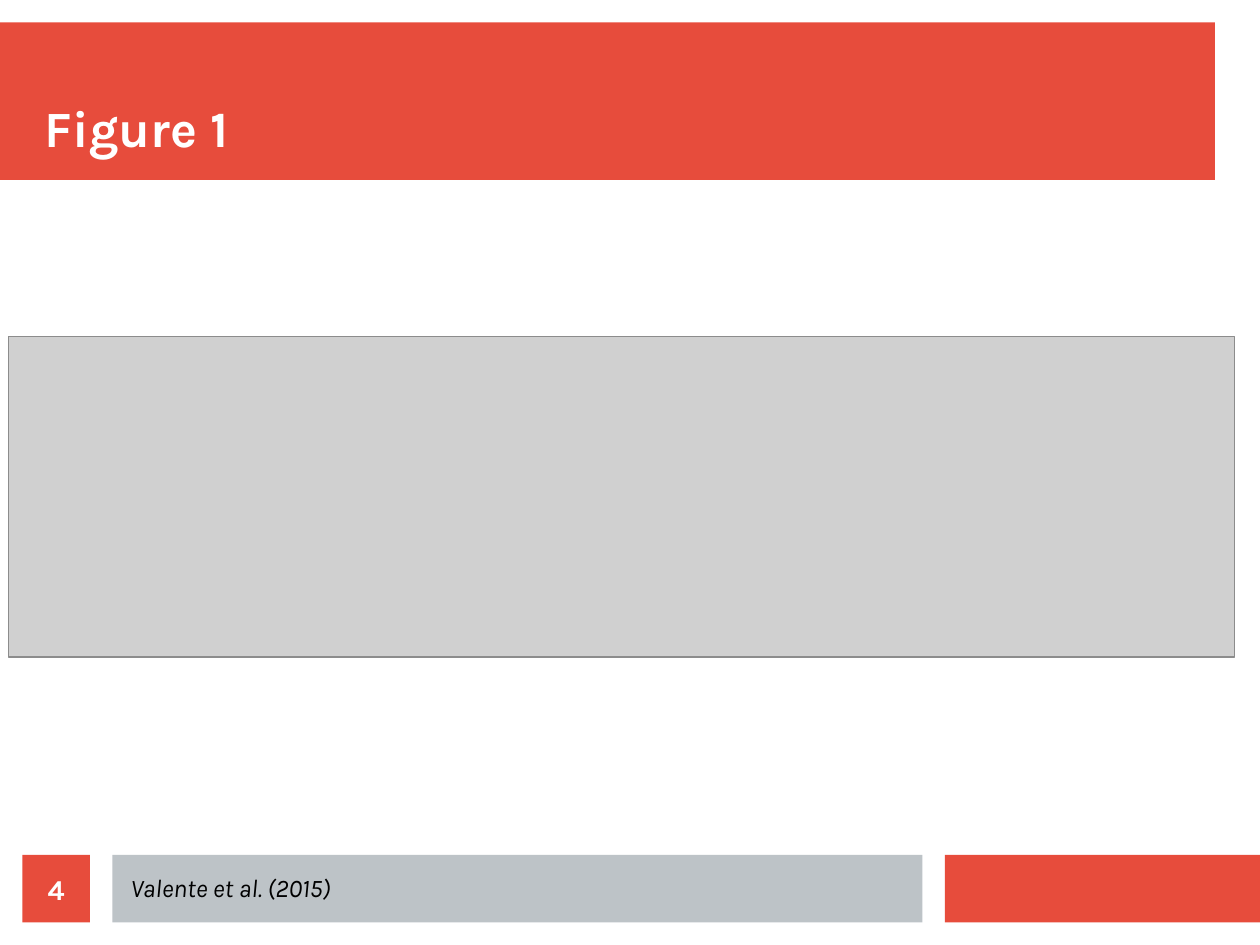
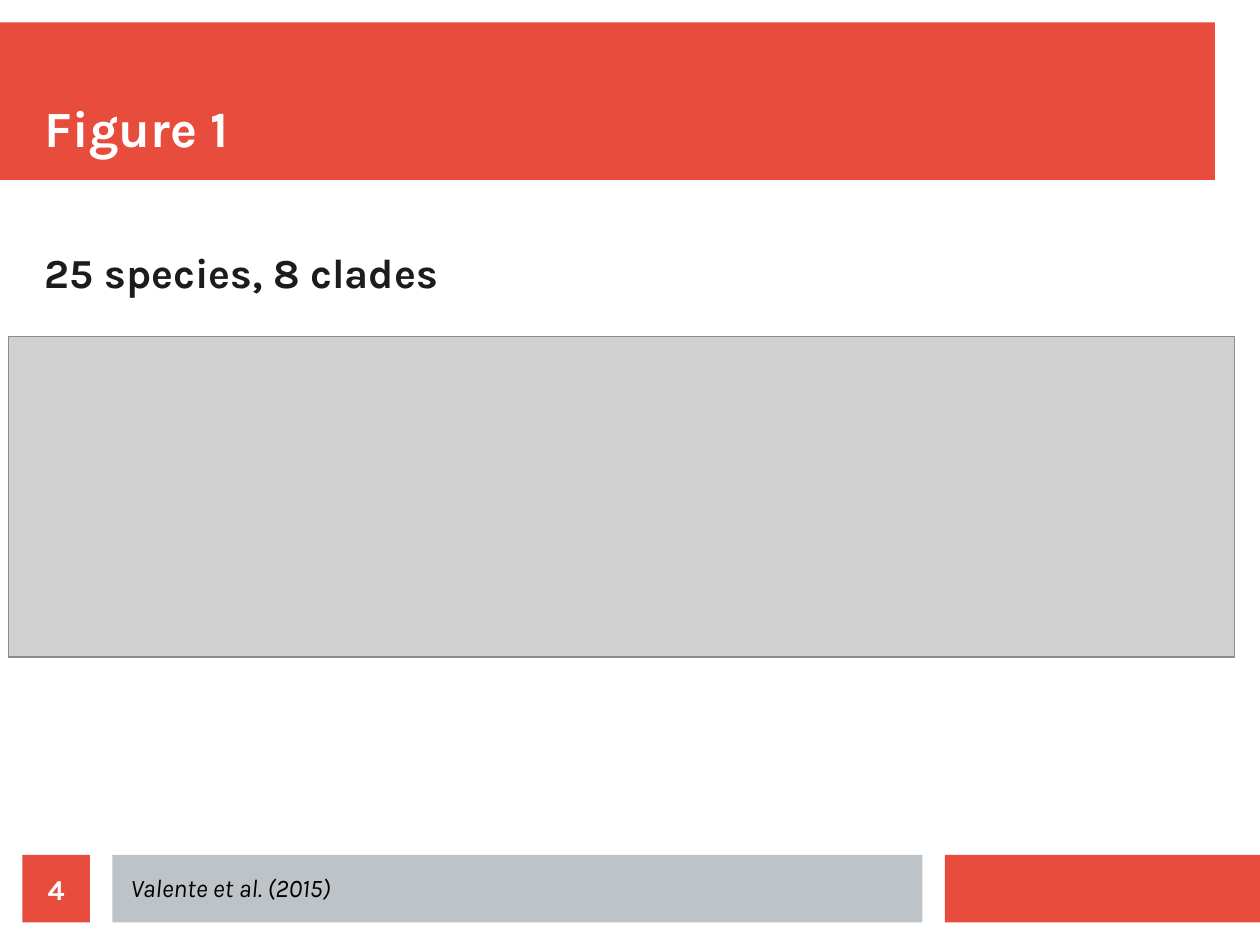
Before and after one commit to richelbilderbeek/Science, a slide deck: slide 4 of Bilderbeek20180622/Bilderbeek20180622.odp. Drawn at 1260x945 pixels with LibreOffice and Linux fonts; fonts in the diff are those of the drawing; grey boxes stand for pictures. Boxes give left, top, right and bottom in pixels: in the first picture for what was removed or moved away, otherwise in the second. Text is boxed around its words. In the diff, an @@ line names an element or a change of style, - is before the commit and + after.

```diff
--- a/Bilderbeek20180622/Bilderbeek20180622.odp
+++ b/Bilderbeek20180622/Bilderbeek20180622.odp
@@ text added at (x1=45, y1=258, x2=438, y2=298), 26 pt, text #1C1C1C, bold @@
+25 species, 8 clades
```
Also in this commit, not shown: 6 other slides changed, 13 slides added, 10 other files.
